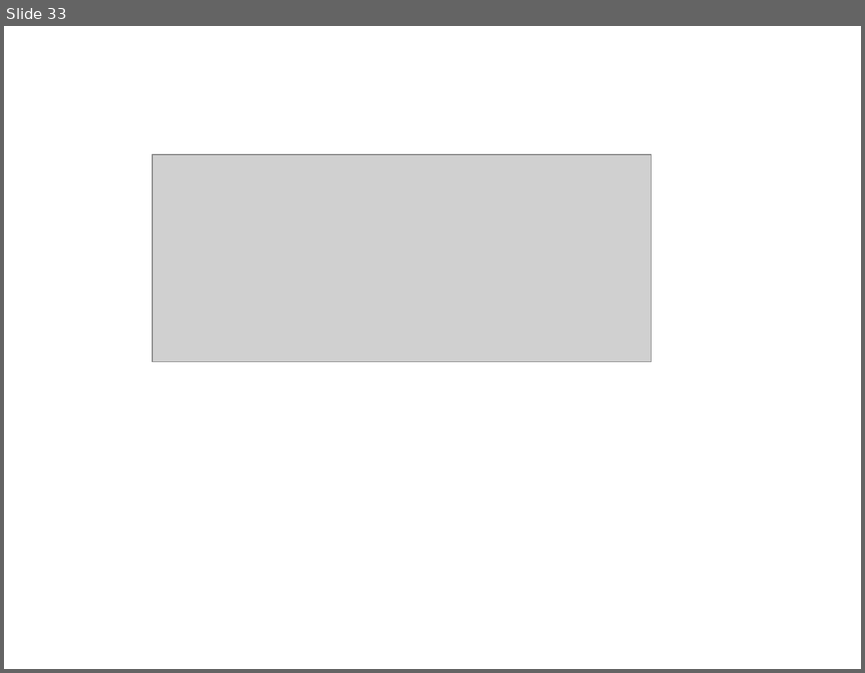
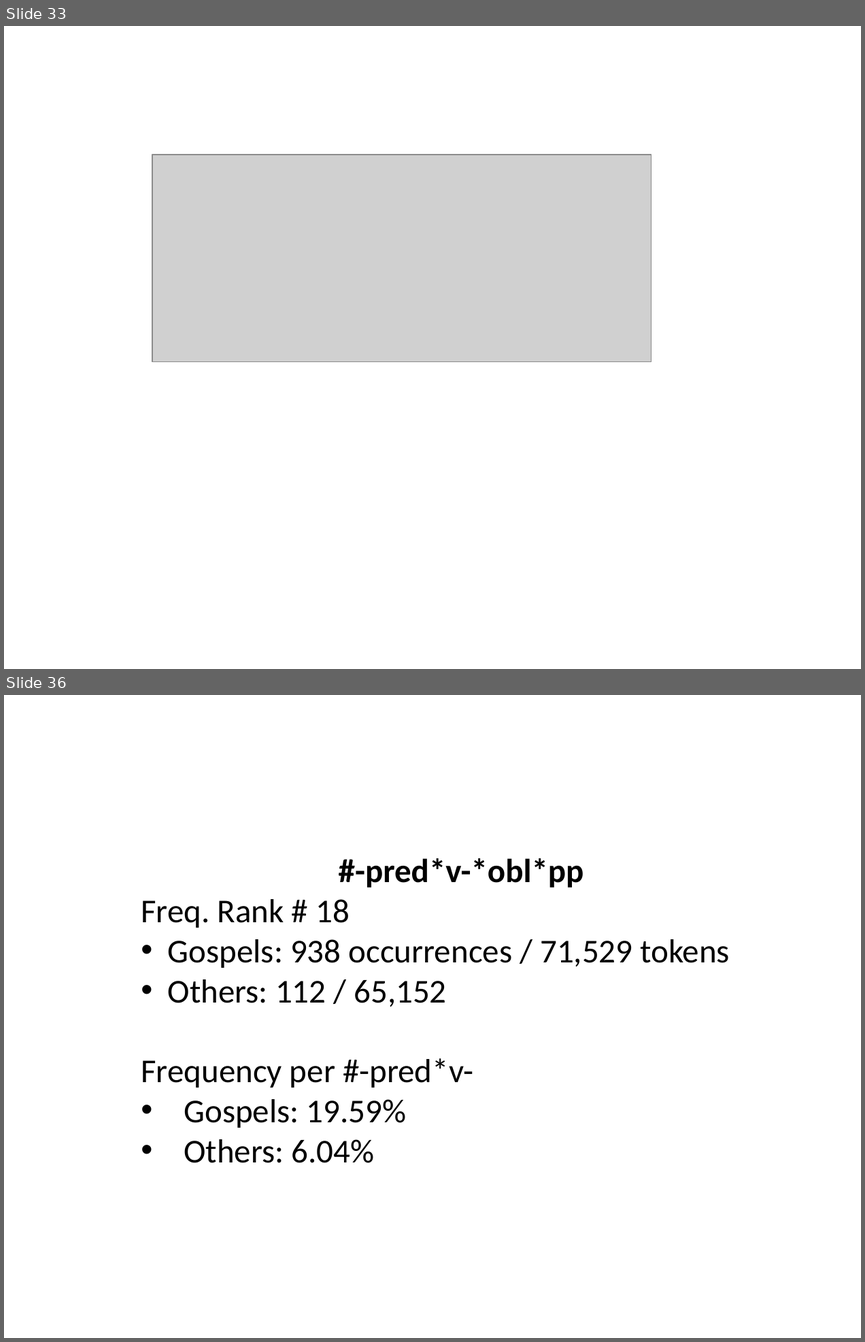
Before and after one commit to rgorman/author_attribution, a slide deck: SBL_talk/sbl_presentation.pptx. Shown one above the other, each under a label of ours: slide 33 before the commit, slides 33 and 36 after it; the slides between them are not shown. The pictures are 865x673 and 865x1342 pixels, drawn with LibreOffice and Linux fonts; fonts in the diff are those of the drawing; grey boxes stand for pictures. Boxes give left, top, right and bottom in pixels: in the first picture for what was removed or moved away, otherwise in the second. Text is boxed around its words. In the diff, an @@ line names an element or a change of style, - is before the commit and + after.

```diff
--- a/SBL_talk/sbl_presentation.pptx
+++ b/SBL_talk/sbl_presentation.pptx
@@ slide 36 added at <box>4,695,861,1338</box>, background #FFFFFF @@
@@ text added at <box>141,858,730,1163</box>, 28 pt, text #000000 @@
+#-pred*v-*obl*pp
+Freq. Rank # 18
+• Gospels: 938 occurrences / 71,529 tokens
+• Others: 112 / 65,152
+Frequency per #-pred*v-
+• Gospels: 19.59%
+• Others: 6.04%
```
Also in this commit, not shown: 4 other slides added, 4 other files.
